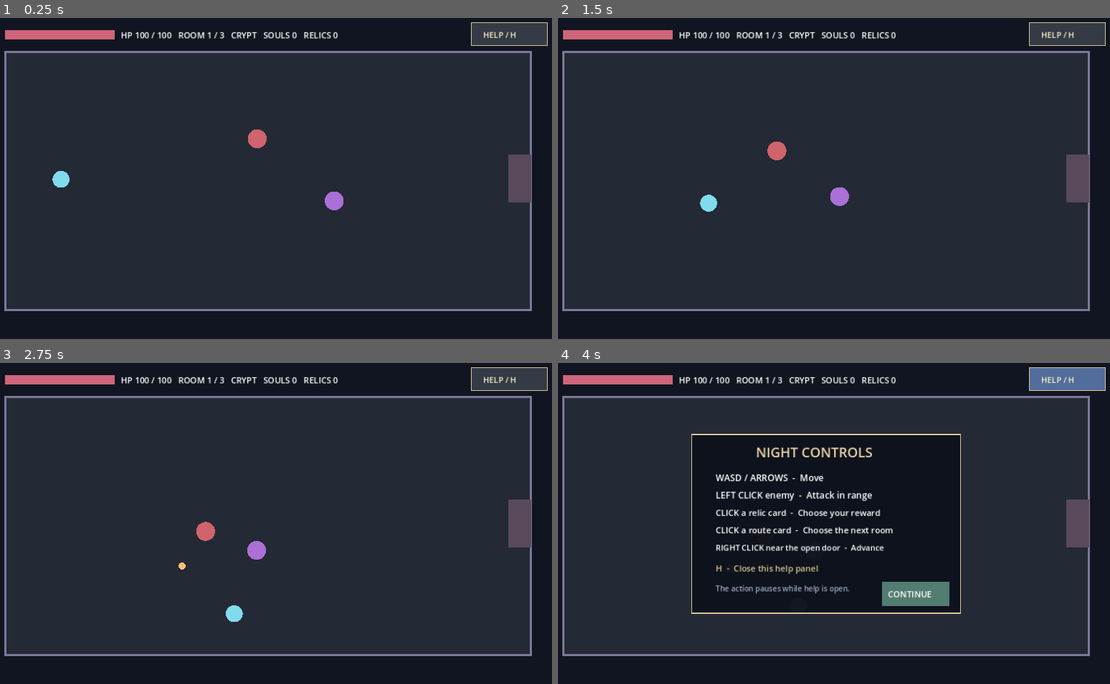
Above: before the commit, frames 1-4 (two rows, left to right).
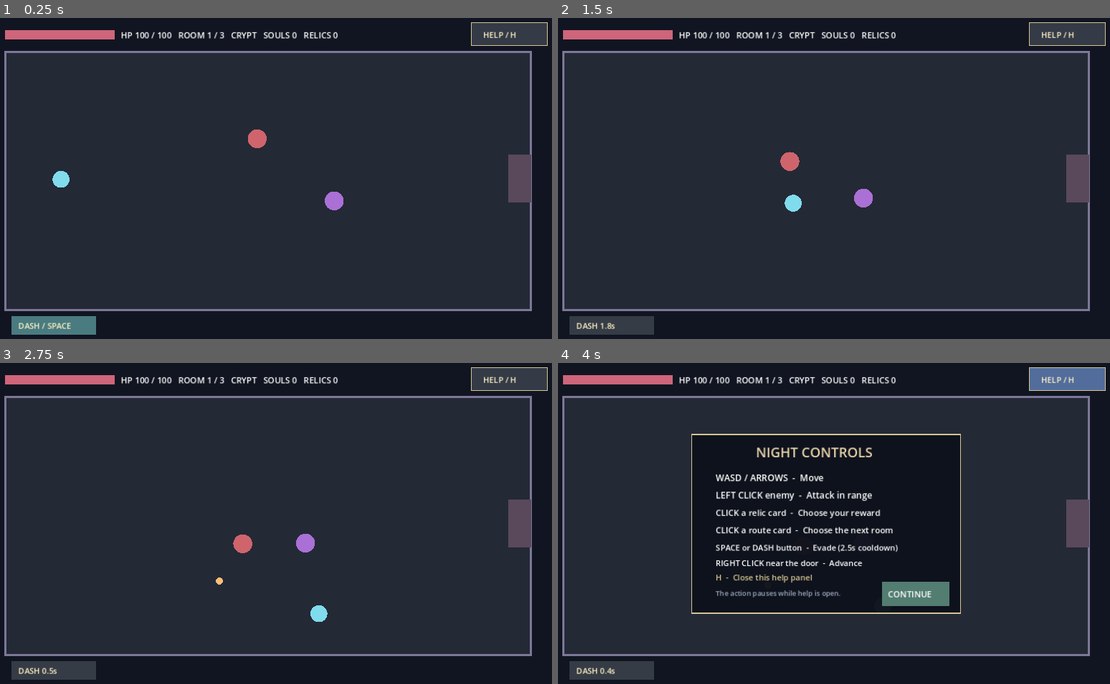
Above: after the commit, the same moments.

Repository: DoctorStrangeSH/Last-Ritual
Game: Godot game, scene res://scenes/topdown_night_prototype.tscn
The game is run twice, just before and just after one commit, with the same random seed, the same clock (stepped at 60 frames per second) and the same inputs. This scene is started directly instead of the project's main scene.
Inputs (mouse positions are in pixels of both pictures, inside the frame that each line leads up to):
- Up to frame 1 (0.25 s): no input
- Up to frame 2 (1.5 s): tap Enter at 0.5 s; move the mouse to (949, 162) at 0.52 s; hold Right (ui_right) 0.53-1.28 s; tap R at 0.6 s; click (949, 162) at 0.67 s; tap Space at 0.77, 0.8, 1.07, 1.35 s; move the mouse to (712, 194) at 1.27 s; hold Down (ui_down) from 1.28 s (still down); click (712, 194) at 1.42 s
- Up to frame 3 (2.75 s): tap Space at 1.52, 1.82, 2.3 s; tap R at 1.55, 2.1 s; move the mouse to (325, 452) at 2.02 s; release Down (ui_down) at 2.03 s; hold Right (ui_right) from 2.03 s (still down); click (325, 452) at 2.17 s
- Up to frame 4 (4 s): move the mouse to (795, 587) at 2.77 s; release Right (ui_right) at 2.78 s; hold Up (ui_up) 2.78-3.53 s; tap H at 2.85 s; click (795, 587) at 2.92 s; tap Space at 3.02, 3.32, 3.5, 3.77, 3.8 s; tap R at 3.05, 3.6 s; move the mouse to (999, 571) at 3.52 s; hold Left (ui_left) from 3.53 s (still down); click (999, 571) at 3.67 s

The runs differ from the first frame. In frame 1, 0.9% of the frame differs, in the area x 2-18%, y 92-99%; in frame 2, 1.8%; in frame 3, 1.8%; in frame 4, 2.5%, in the area x 2-62%, y 56-99%.

Commit message:
feat(night): directional dodge dash with cooldown, brief protection and mouse button

Diff:
--- a/scripts/topdown_night_prototype.gd
+++ b/scripts/topdown_night_prototype.gd
@@ -5,6 +5,9 @@
 var sfx: Node
 const SPEED := 240.0
 const ATTACK_RANGE := 155.0
+const DASH_DISTANCE := 170.0
+const DASH_COOLDOWN := 2.5
+const DASH_INVULNERABILITY := 0.22
 var room_index := 0
 var difficulty := 0 # 0 normal, 1 hard, 2 nightmare
 var dungeon_seed := 0
@@ -17,7 +20,12 @@
 const SHOP_RECTS := [Rect2(340.0, 320.0, 155.0, 60.0), Rect2(500.0, 320.0, 155.0, 60.0), Rect2(660.0, 320.0, 155.0, 60.0)]
 const HELP_BUTTON := Rect2(984.0, 10.0, 153.0, 46.0)
 const HELP_CLOSE_BUTTON := Rect2(688.0, 441.0, 135.0, 48.0)
+const DASH_BUTTON := Rect2(60.0, 600.0, 170.0, 38.0)
 var player_pos := Vector2(160.0, 325.0)
+var last_move_direction := Vector2.RIGHT
+var dash_cooldown := 0.0
+var dash_flash_time := 0.0
+var dash_origin := Vector2.ZERO
 var player_hp := 100
 var enemies: Array[Dictionary] = []
 var hostile_shots: Array[Dictionary] = []
@@ -73,9 +81,27 @@
         return
     if direction.length_squared() > 1.0:
         direction = direction.normalized()
+    if direction.length_squared() > 0.01:
+        last_move_direction = direction.normalized()
     player_pos += direction * SPEED * delta
     player_pos = player_pos.clamp(ARENA.position + Vector2(16, 16), ARENA.end - Vector2(16, 16))
     queue_redraw()
+
+func dash() -> bool:
+    if help_visible or run_state != "playing" or shop_open or reward_available or dash_cooldown > 0.0:
+        return false
+    if last_move_direction.length_squared() < 0.01:
+        return false
+    var destination: Vector2 = (player_pos + last_move_direction.normalized() * DASH_DISTANCE).clamp(ARENA.position + Vector2(16, 16), ARENA.end - Vector2(16, 16))
+    if player_pos.distance_squared_to(destination) < 1.0:
+        return false
+    dash_origin = player_pos
+    player_pos = destination
+    dash_cooldown = DASH_COOLDOWN
+    dash_flash_time = 0.18
+    invulnerable_time = maxf(invulnerable_time, DASH_INVULNERABILITY)
+    queue_redraw()
+    return true
 
 func attack(target: Vector2) -> bool:
     if run_state != "playing" or attack_cooldown > 0.0 or enemies.is_empty():
@@ -193,6 +219,9 @@
 
 func restart_run() -> void:
     help_visible = false
+    dash_cooldown = 0.0
+    dash_flash_time = 0.0
+    last_move_direction = Vector2.RIGHT
     player_hp = 100
     night_souls = 0
     shop_open = false
@@ -228,6 +257,8 @@
     if help_visible or run_state != "playing":
         return
     attack_cooldown = maxf(0.0, attack_cooldown - delta)
+    dash_cooldown = maxf(0.0, dash_cooldown - delta)
+    dash_flash_time = maxf(0.0, dash_flash_time - delta)
     invulnerable_time = maxf(0.0, invulnerable_time - delta)
     player_hit_flash = maxf(0.0, player_hit_flash - delta)
     reward_notice_time = maxf(0.0, reward_notice_time - delta)
@@ -332,6 +363,12 @@
             return
     if help_visible:
         return
+    if event is InputEventKey and event.pressed and not event.echo and event.keycode == KEY_SPACE:
+        dash()
+        return
+    if event is InputEventMouseButton and event.pressed and event.button_index == MOUSE_BUTTON_LEFT and DASH_BUTTON.has_point(event.position):
+        dash()
+        return
     if event is InputEventKey and event.pressed and event.keycode == KEY_R and run_state != "playing":
         restart_run()
         return
@@ -352,6 +389,8 @@
     draw_rect(Rect2(Vector2.ZERO, Vector2(1152, 648)), Color("#111521"))
     draw_rect(ARENA, Color("#242936"))
     draw_rect(ARENA, Color("#7d7798"), false, 4.0)
+    if dash_flash_time > 0.0:
+        draw_line(dash_origin, player_pos, Color("#83e4ed", dash_flash_time / 0.18), 8.0)
     draw_circle(player_pos, 22.0 if player_hit_flash > 0.0 else 17.0, Color("#fff1d1") if player_hit_flash > 0.0 else (Color("#80dbed") if invulnerable_time <= 0.0 or int(invulnerable_time * 16.0) % 2 == 0 else Color("#4c657a")))
     draw_rect(Rect2(48.0, 25.0, 220.0, 18.0), Color("#442c37"))
     draw_rect(Rect2(48.0, 25.0, 220.0 * float(player_hp) / 100.0, 18.0), Color("#cf657a"))
@@ -407,6 +446,8 @@
     else:
         draw_rect(Rect2(1058.0, 275.0, 46.0, 96.0), Color("#59495b"))
 
+    draw_rect(DASH_BUTTON, Color("#497b80") if dash_cooldown <= 0.0 and run_state == "playing" and not reward_available and not shop_open else Color("#353c46"))
+    draw_label("DASH / SPACE" if dash_cooldown <= 0.0 else "DASH %.1fs" % dash_cooldown, DASH_BUTTON.position + Vector2(14, 26), 16, Color("#fff2c5"))
     draw_rect(HELP_BUTTON, Color("#526d9b") if help_visible else Color("#343b47"))
     draw_rect(HELP_BUTTON, Color("#d5c592"), false, 1.5)
     draw_label("HELP / H", HELP_BUTTON.position + Vector2(24.0, 30.0), 16, Color("#fff2c5"))
@@ -419,8 +460,9 @@
         draw_label("LEFT CLICK enemy  -  Attack in range", Vector2(354, 273), 18)
         draw_label("CLICK a relic card  -  Choose your reward", Vector2(354, 308), 17)
         draw_label("CLICK a route card  -  Choose the next room", Vector2(354, 343), 17)
-        draw_label("RIGHT CLICK near the open door  -  Advance", Vector2(354, 378), 16)
-        draw_label("H  -  Close this help panel", Vector2(354, 420), 17, Color("#d5c592"))
-        draw_label("The action pauses while help is open.", Vector2(354, 460), 15, Color("#9da9bf"))
+        draw_label("SPACE or DASH button  -  Evade (2.5s cooldown)", Vector2(354, 378), 16)
+        draw_label("RIGHT CLICK near the door  -  Advance", Vector2(354, 409), 16)
+        draw_label("H  -  Close this help panel", Vector2(354, 438), 16, Color("#d5c592"))
+        draw_label("The action pauses while help is open.", Vector2(354, 469), 14, Color("#9da9bf"))
         draw_rect(HELP_CLOSE_BUTTON, Color("#527d70"))
         draw_label("CONTINUE", HELP_CLOSE_BUTTON.position + Vector2(12.0, 31.0), 17, Color.WHITE)
